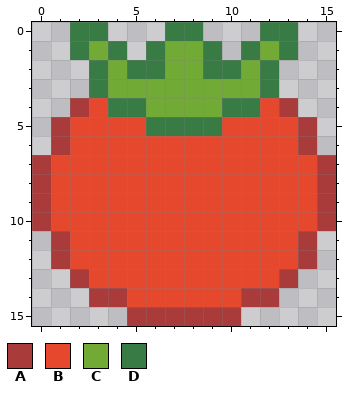
Pixel-art sprite: public/TomatoSmall.png. The first picture shows the starting point.
The file is 320x320 pixels, drawn in blocks of 20x20; one block is one cell here.
Palette (. is transparent): A #a93b3b  B #e6482e  C #71aa34  D #397b44
Pixels before, first column x 0:
 0 ..DD...DD...DD..
 1 ..DCD.DCCD.DCD..
 2 ...DCDDCCDDCD...
 3 ...DCCCCCCCCD...
 4 ..ABDDCCCCDDBA..
 5 .ABBBBDDDDBBBBA.
 6 .ABBBBBBBBBBBBA.
 7 ABBBBBBBBBBBBBBA
 8 ABBBBBBBBBBBBBBA
 9 ABBBBBBBBBBBBBBA
10 ABBBBBBBBBBBBBBA
11 .ABBBBBBBBBBBBA.
12 .ABBBBBBBBBBBBA.
13 ..ABBBBBBBBBBA..
14 ...AABBBBBBAA...
15 .....AAAAAA.....
The result:
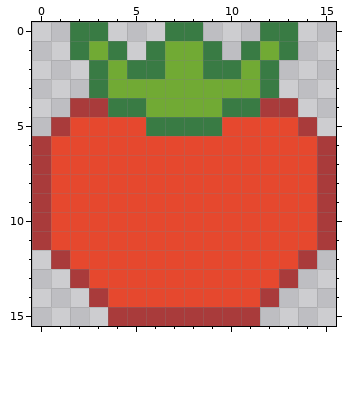
Log entry: Better looking tomato
What changed:
There is now colour A in row 6 at x 0 and 15; in row 11 at x 0 and 15; in row 15 at x 4 and 11.
The edit turns colour B into colour A in row 4 at x 3 and 12.
The edit turns colour A into colour B in row 6 at x 1 and 14; in row 11 at x 1 and 14; in row 14 at x 4 and 11.
